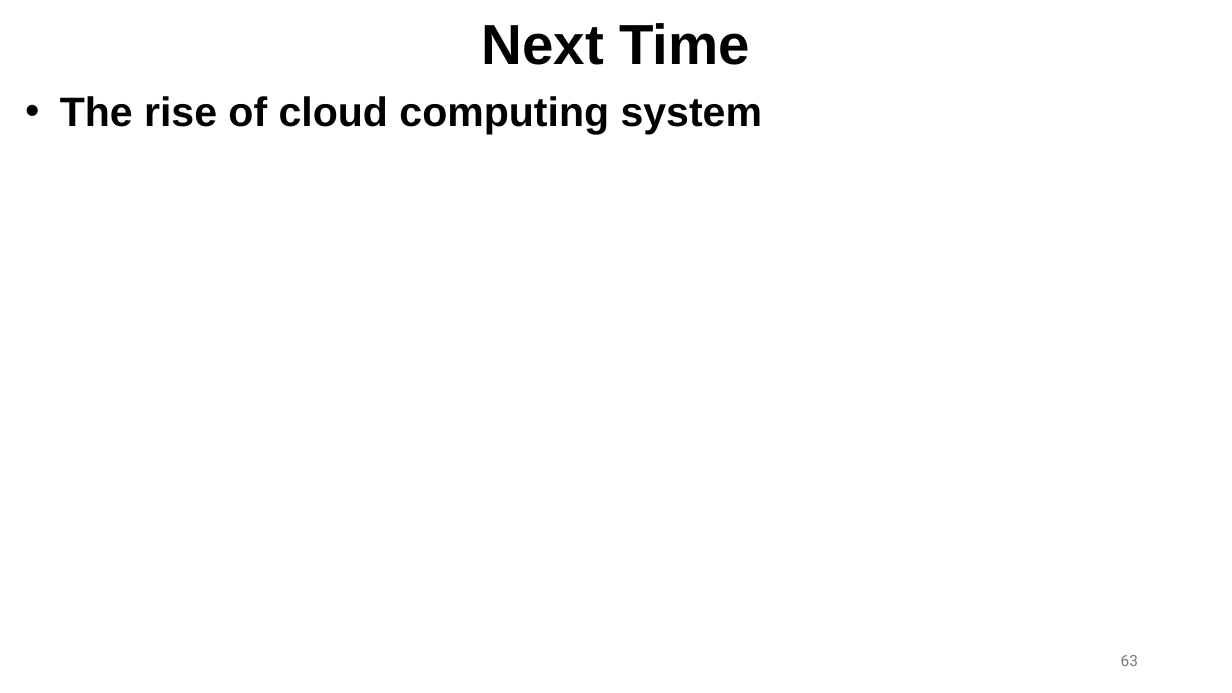
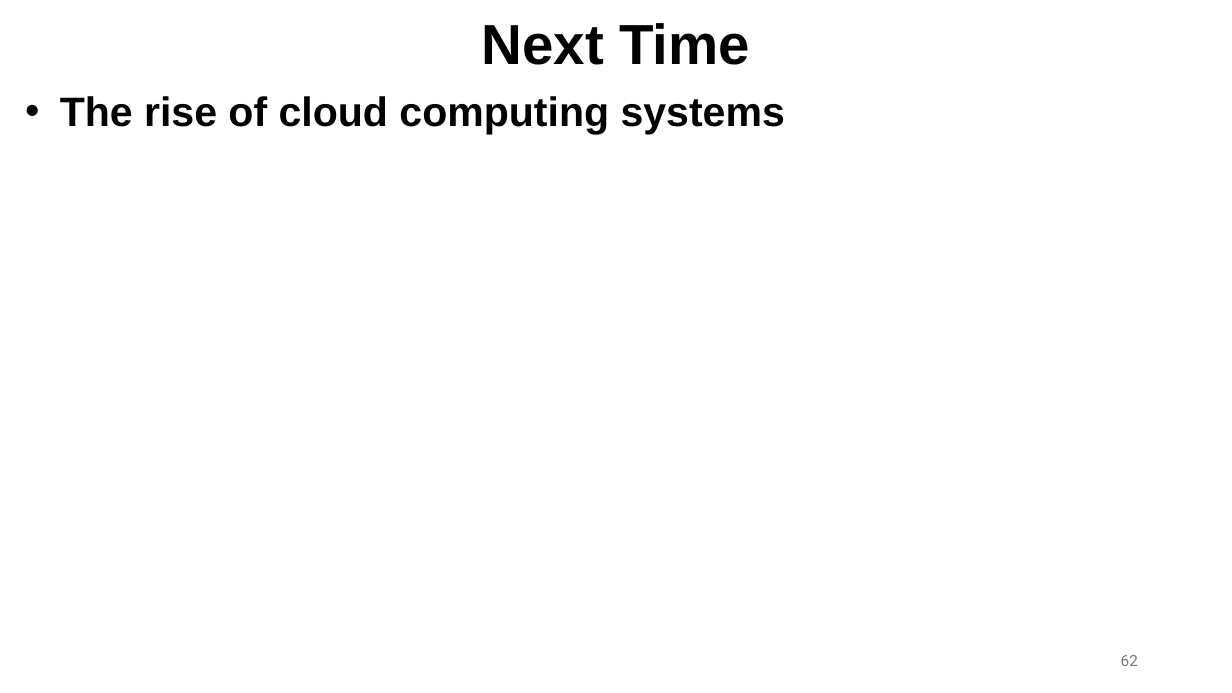
Before and after one commit to ec528/ec528.github.io, a slide deck: slide 62 of slides/fall26/1-introduction.pptx (slide 63 before the commit). Drawn at 1232x693 pixels with LibreOffice and Linux fonts; fonts in the diff are those of the drawing. Boxes give left, top, right and bottom in pixels: in the first picture for what was removed or moved away, otherwise in the second. Text is boxed around its words. In the diff, an @@ line names an element or a change of style, - is before the commit and + after.

```diff
--- a/slides/fall26/1-introduction.pptx
+++ b/slides/fall26/1-introduction.pptx
@@ text at [60, 96, 785, 134]: text changed @@
-• The rise of cloud computing system
+• The rise of cloud computing systems
@@ page number at [1121, 655, 1138, 666]: text changed @@
-63
+62
```
Also in this commit, not shown: 2 other slides changed, 1 slide removed, 2 other files.
